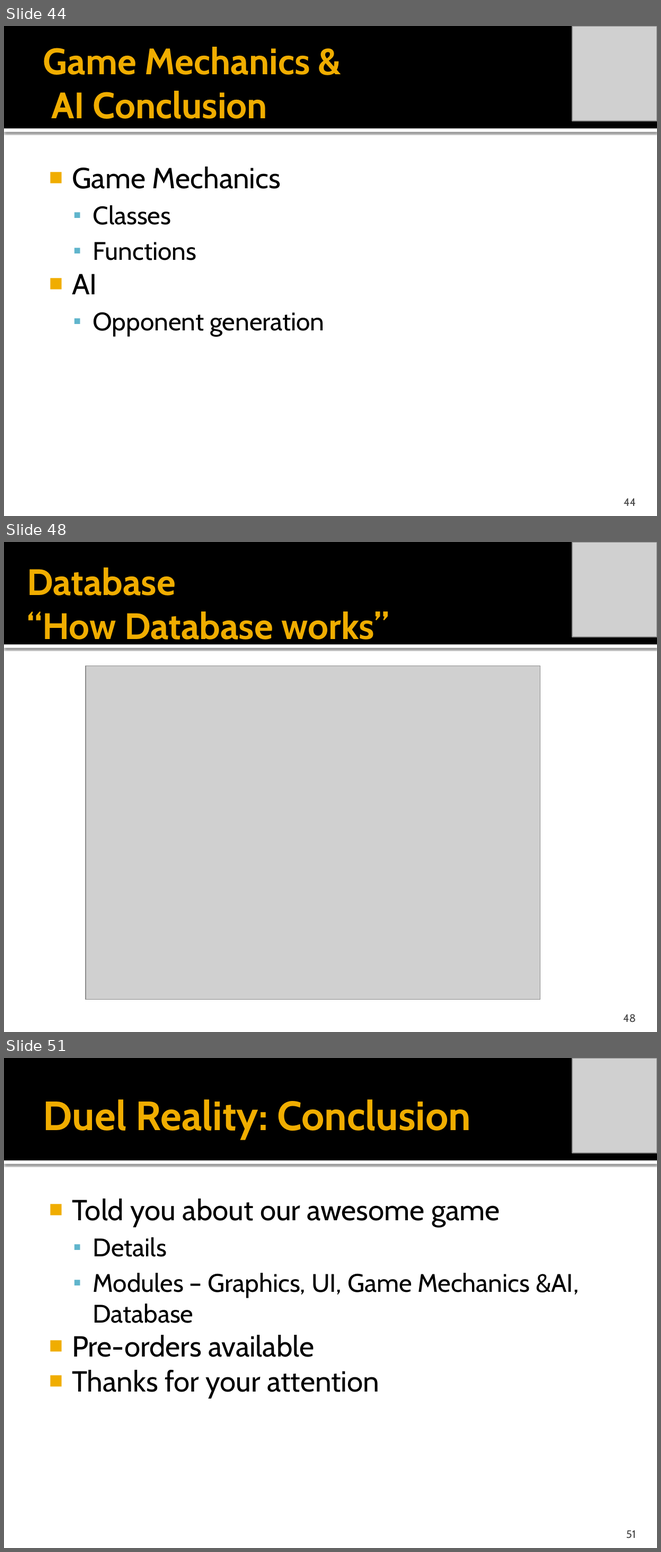
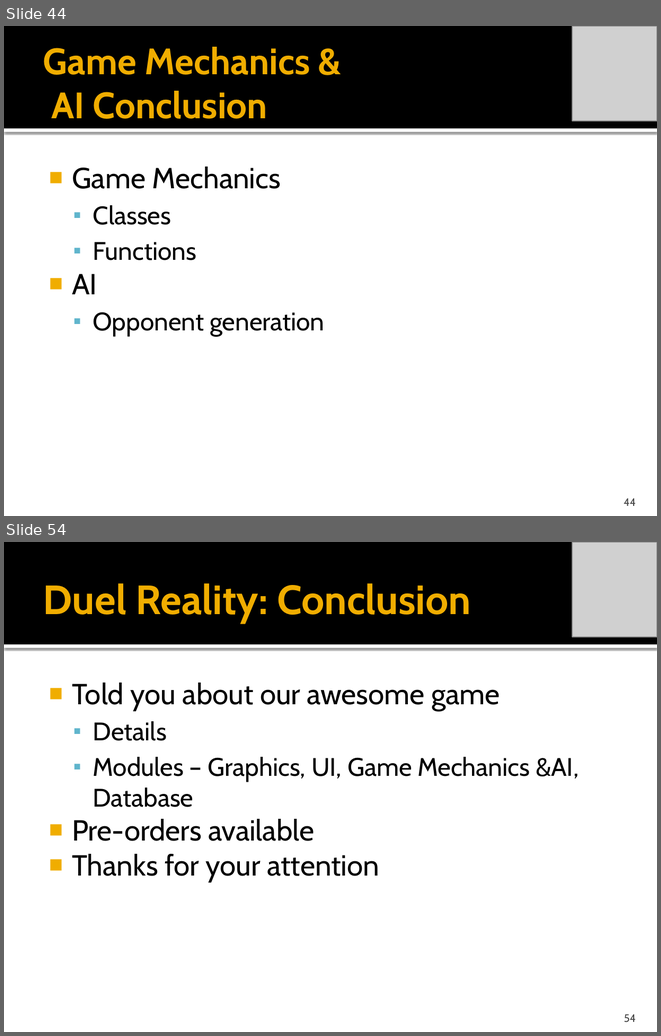
Before and after one commit to idxExtropy/duel-reality, a slide deck: Docs/DUEL REALITY .pptx. Shown one above the other, each under a label of ours: slides 44, 48 and 51 before the commit, slides 44 and 54 after it; the slides between them are not shown. The pictures are 661x1552 and 661x1036 pixels, drawn with LibreOffice and Linux fonts; fonts in the diff are those of the drawing; grey boxes stand for pictures. Boxes give left, top, right and bottom in pixels: in the first picture for what was removed or moved away, otherwise in the second. Text is boxed around its words. In the diff, an @@ line names an element or a change of style, - is before the commit and + after.

```diff
--- a/Docs/DUEL REALITY .pptx
+++ b/Docs/DUEL REALITY .pptx
@@ slide 48 removed at box(4, 542, 657, 1032), background #FFFFFF; not listed: 2 template elements that a slide beside it also shows @@
@@ picture removed at box(572, 542, 657, 637) @@
@@ title removed at box(27, 567, 389, 647) @@
-Database
-“How Database works”
@@ picture removed at box(86, 665, 540, 999) @@
@@ page number removed at box(623, 1014, 636, 1022) @@
-48
@@ what was slide 51 is now slide 54 @@
@@ page number at box(624, 1014, 636, 1022): text changed @@
-51
+54
```
Also in this commit, not shown: 1 slide changed, 9 slides added, 5 other slides removed.
